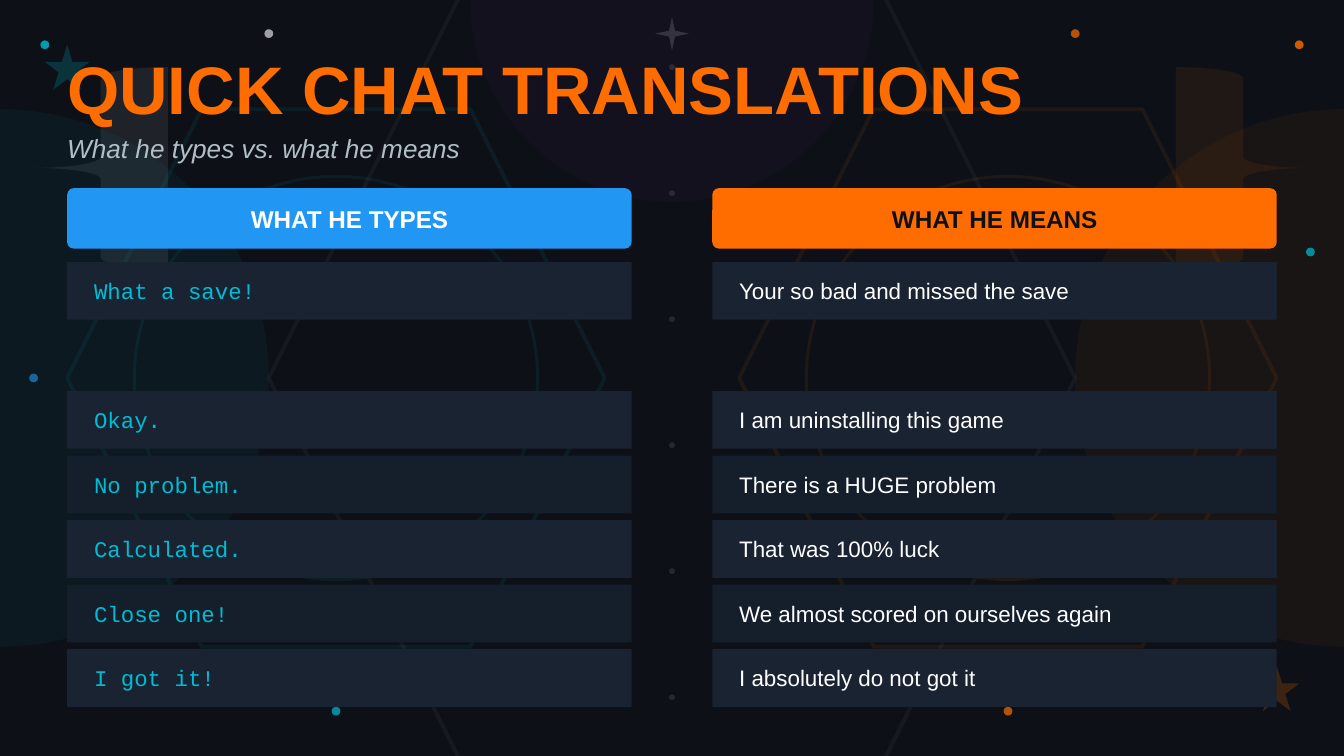
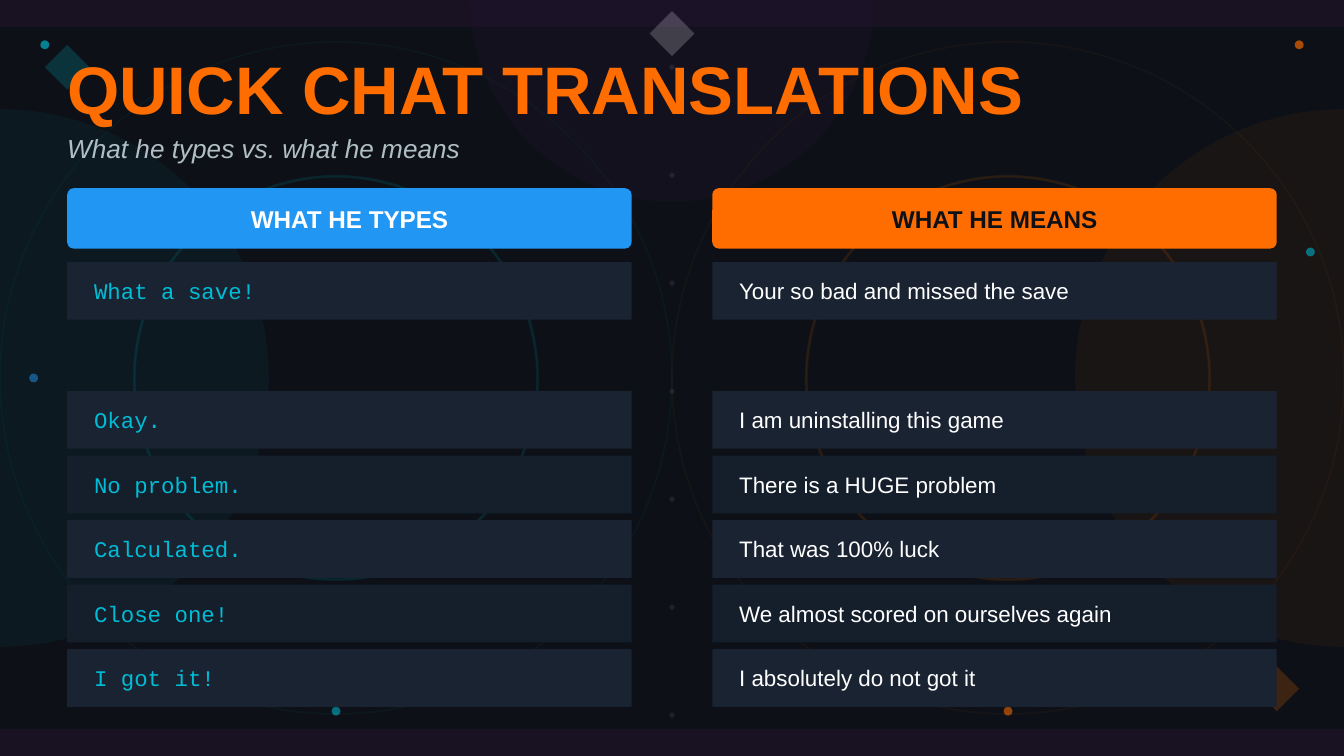
Before and after one commit to coenheinrich-beep/landscape-site-1, a slide deck: slide 5 of rl_bachelor_extra.pptx. Drawn at 1344x756 pixels with LibreOffice and Linux fonts; fonts in the diff are those of the drawing. Boxes give left, top, right and bottom in pixels: in the first picture for what was removed or moved away, otherwise in the second. Text is boxed around its words. In the diff, an @@ line names an element or a change of style, - is before the commit and + after.

```diff
--- a/rl_bachelor_extra.pptx
+++ b/rl_bachelor_extra.pptx
@@ rectangle added at <box>0,0,1344,27</box>, fill #9C27B0 at 8% opacity @@
@@ hexagon removed at <box>269,0,1075,756</box> @@
@@ diamond added at <box>649,11,694,55</box>, fill #FFFFFF at 20% opacity @@
@@ star removed at <box>656,16,689,50</box> @@
@@ ellipse added at <box>0,42,672,714</box>, outline #00BCD4 0.94 pt @@
@@ ellipse at <box>40,40,50,50</box>: fill #00BCD4 at 80% opacity to #00BCD4 at 65% opacity @@
@@ diamond at <box>44,44,89,89</box>: star to diamond @@
@@ ellipse removed at <box>265,30,274,39</box> @@
@@ ellipse: place and size @@
-ellipse at <box>739,109,1277,646</box>
+ellipse at <box>672,42,1344,714</box>
@@ ellipse at <box>672,42,1344,714</box>: hexagon to ellipse; outline #FF6D00 2 pt to #FF6D00 0.94 pt @@
@@ ellipse removed at <box>1071,30,1081,39</box> @@
@@ ellipse at <box>1294,40,1304,50</box>: fill #FF6D00 at 80% opacity to #FF6D00 at 65% opacity @@
@@ left brace removed at <box>34,67,168,269</box> @@
@@ ellipse: place and size @@
-ellipse at <box>669,191,675,196</box>
+ellipse at <box>669,65,675,70</box>
@@ right brace removed at <box>1176,67,1310,269</box> @@
@@ hexagon removed at <box>67,109,605,646</box> @@
@@ ellipse added at <box>134,176,538,579</box>, outline #00BCD4 0.94 pt @@
@@ ellipse: place and size @@
-ellipse at <box>669,442,675,448</box>
+ellipse at <box>669,172,675,177</box>
@@ ellipse added at <box>806,176,1210,579</box>, outline #FF6D00 0.94 pt @@
@@ ellipse at <box>1306,247,1316,257</box>: fill #00BCD4 at 70% opacity to #00BCD4 at 55% opacity @@
@@ ellipse: place and size @@
-ellipse at <box>669,695,675,700</box>
+ellipse at <box>669,281,675,286</box>
@@ ellipse at <box>30,374,39,383</box>: fill #2196F3 at 60% opacity to #2196F3 at 50% opacity @@
@@ fill #FFFFFF at 10% opacity to #FFFFFF at 8% opacity in 5 elements at <box>669,65,675,70</box>, <box>669,172,675,177</box>, <box>669,281,675,286</box>, <box>669,605,675,610</box>, <box>669,388,675,394</box> @@
@@ ellipse: place and size @@
-ellipse at <box>669,316,675,321</box>
+ellipse at <box>669,388,675,394</box>
@@ ellipse added at <box>669,497,675,503</box>, fill #FFFFFF at 8% opacity @@
@@ ellipse: place and size @@
-ellipse at <box>669,569,675,574</box>
+ellipse at <box>669,605,675,610</box>
@@ diamond at <box>1254,667,1298,711</box>: star to diamond @@
@@ ellipse at <box>332,707,341,716</box>: fill #00BCD4 at 70% opacity to #00BCD4 at 55% opacity @@
@@ ellipse added at <box>669,712,675,718</box>, fill #FFFFFF at 8% opacity @@
@@ ellipse at <box>1004,707,1013,716</box>: fill #FF6D00 at 70% opacity to #FF6D00 at 55% opacity @@
```
Also in this commit, not shown: 8 other slides changed, 1 other file.
